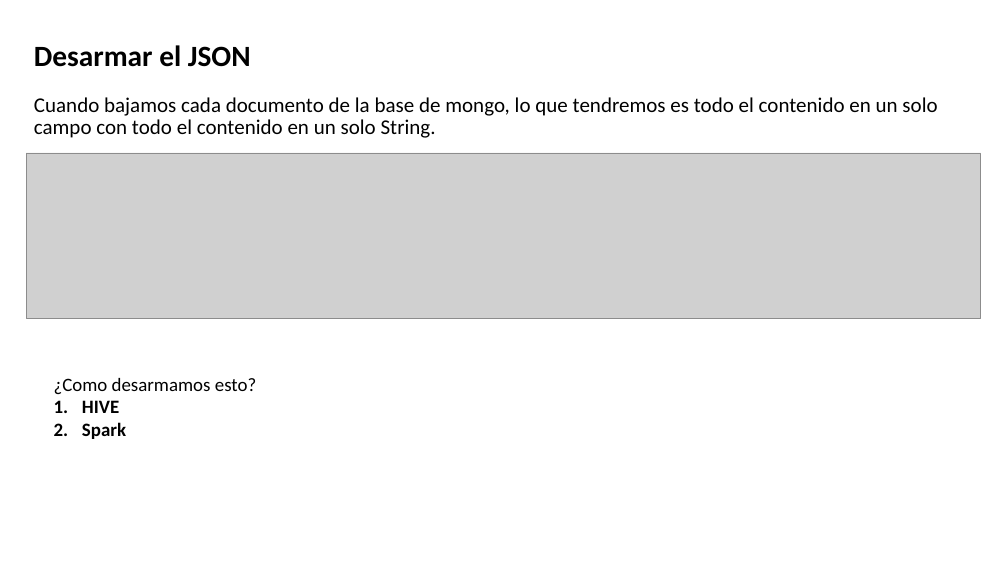
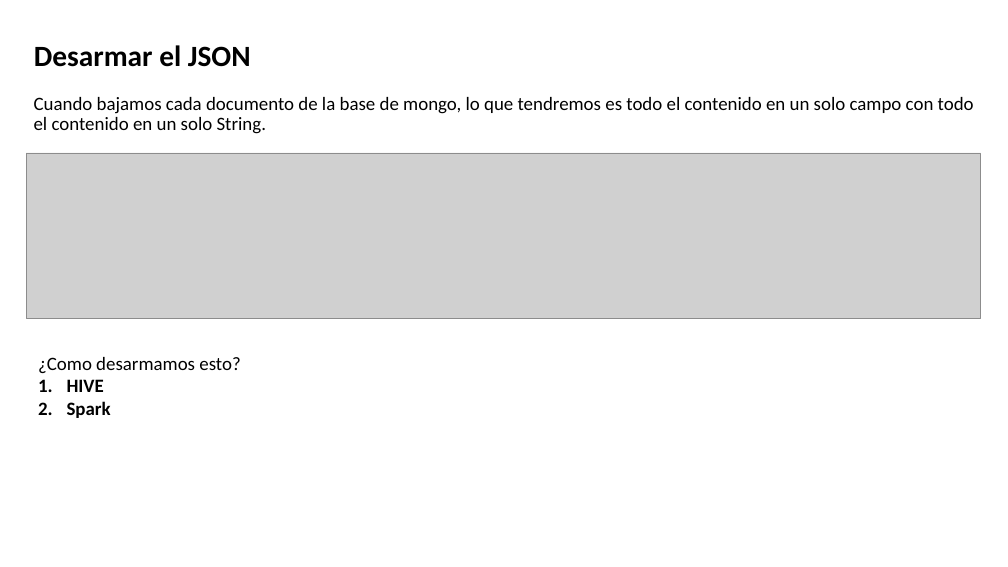
Before and after one commit to gianpieryup/Python, a slide deck: slide 15 of Presentación.pptx. Drawn at 1008x567 pixels with LibreOffice and Linux fonts; fonts in the diff are those of the drawing; grey boxes stand for pictures. Boxes give left, top, right and bottom in pixels: in the first picture for what was removed or moved away, otherwise in the second. Text is boxed around its words. In the diff, an @@ line names an element or a change of style, - is before the commit and + after.

```diff
--- a/Presentación.pptx
+++ b/Presentación.pptx
@@ text "Cuando bajamos cada documento de ..." at (34,97,974,134): size 20 to 18 pt @@
@@ text "¿Como desarmamos esto?": place and size @@
-text "¿Como desarmamos esto?" at (54,378,256,439)
+text "¿Como desarmamos esto?" at (38,357,240,418)
```
Also in this commit, not shown: 1 other slide changed, 3 other files.
